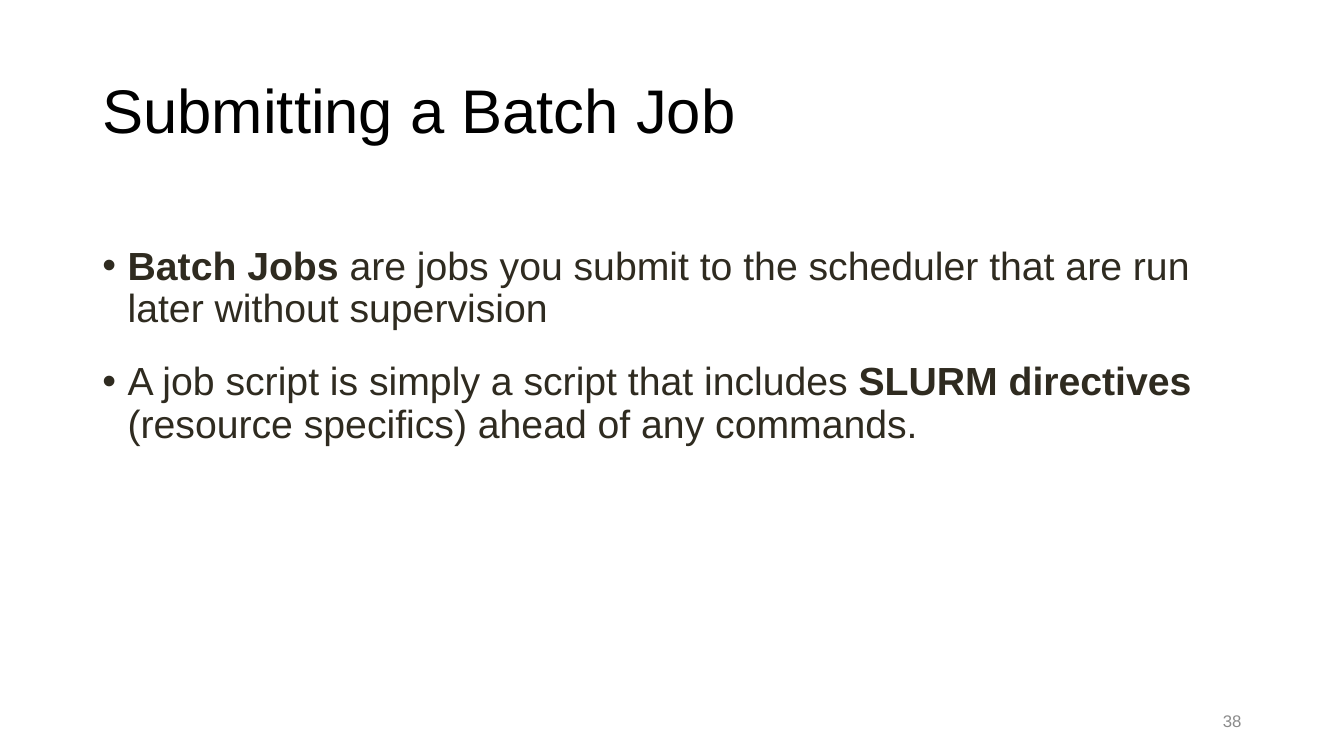
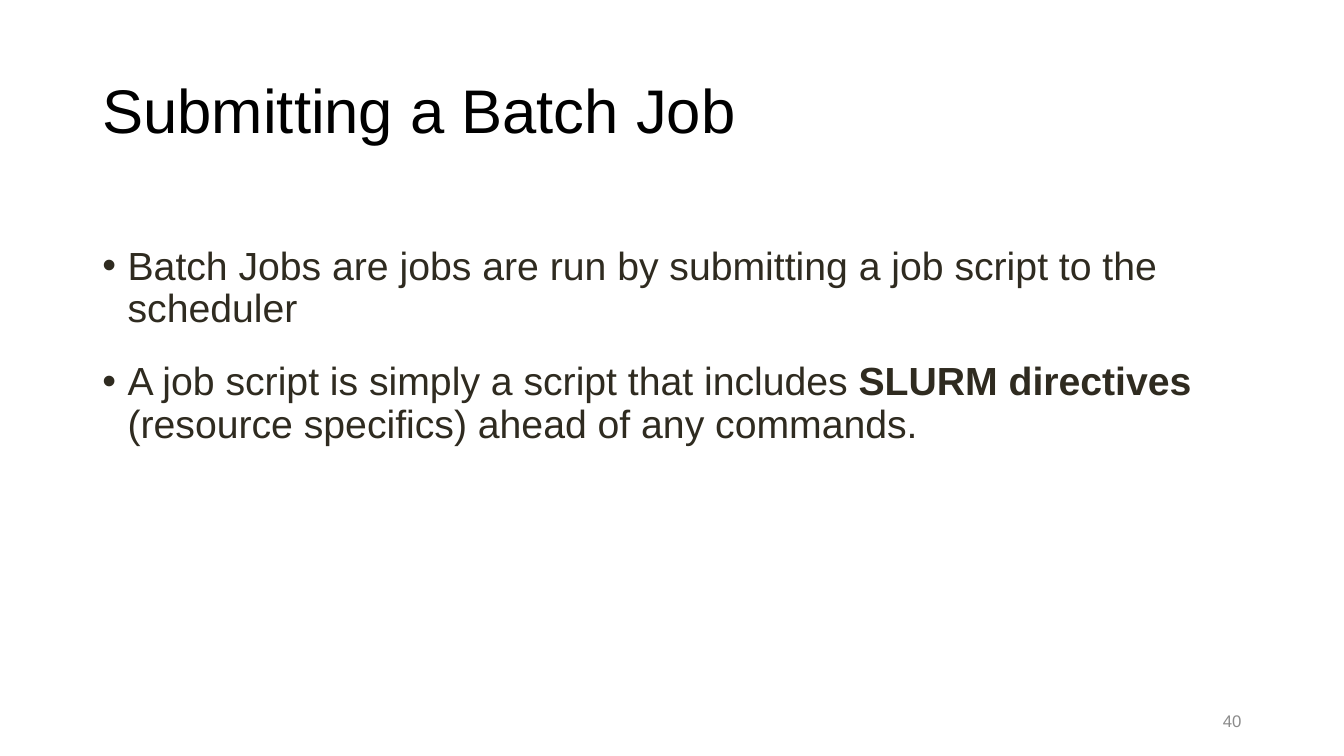
Before and after one commit to ResearchComputing/Getting_Started_With_Research_Computing, a slide deck: slide 40 of Command_Line_And_Job_Scheduling.pptx (slide 38 before the commit). Drawn at 1344x756 pixels with LibreOffice and Linux fonts; fonts in the diff are those of the drawing; background and template pictures are left out. Boxes give left, top, right and bottom in pixels: in the first picture for what was removed or moved away, otherwise in the second. Text is boxed around its words. In the diff, an @@ line names an element or a change of style, - is before the commit and + after.

```diff
--- a/Command_Line_And_Job_Scheduling.pptx
+++ b/Command_Line_And_Job_Scheduling.pptx
@@ text at <box>128,251,1156,323</box>: text changed @@
-• Batch Jobs are jobs you submit to the scheduler that are run later without supervision
+• Batch Jobs are jobs are run by submitting a job script to the scheduler
@@ page number at <box>1223,715,1242,727</box>: text changed @@
-38
+40
```
Also in this commit, not shown: 17 other slides changed, 2 slides added, 1 other file.
